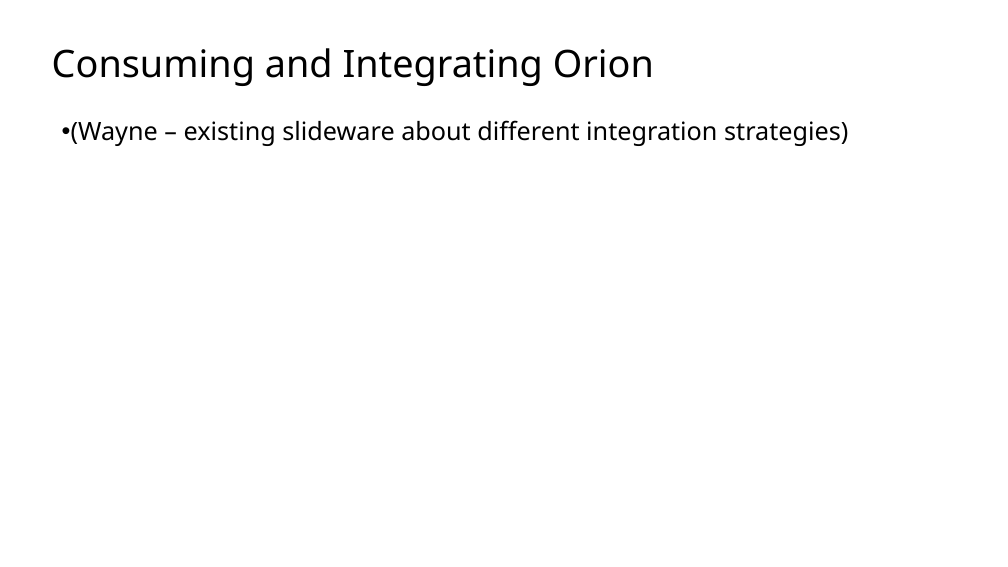
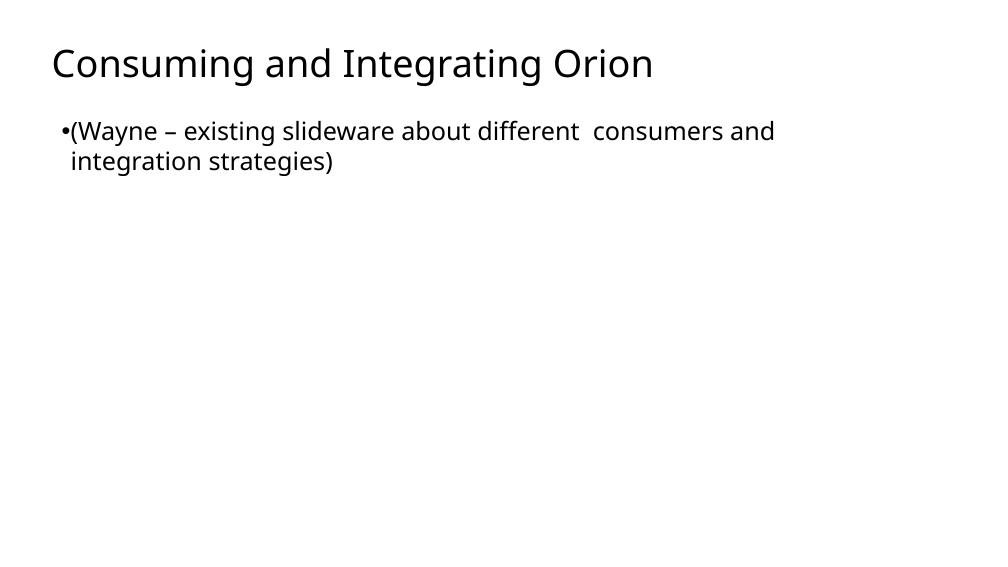
Before and after one commit to sfmccourt/oscon, a slide deck: slide 9 of osconorion.odp (slide 7 before the commit). Drawn at 1008x567 pixels with LibreOffice and Linux fonts; fonts in the diff are those of the drawing; background and template pictures are left out. Boxes give left, top, right and bottom in pixels: in the first picture for what was removed or moved away, otherwise in the second. Text is boxed around its words. In the diff, an @@ line names an element or a change of style, - is before the commit and + after.

```diff
--- a/osconorion.odp
+++ b/osconorion.odp
@@ text at (71, 120, 775, 176): text changed @@
-  • (Wayne – existing slideware about different integration strategies)
+  • (Wayne – existing slideware about different consumers and
+    integration strategies)
```
Also in this commit, not shown: 1 other slide changed, 4 slides added, 2 slides removed, 1 other file.
